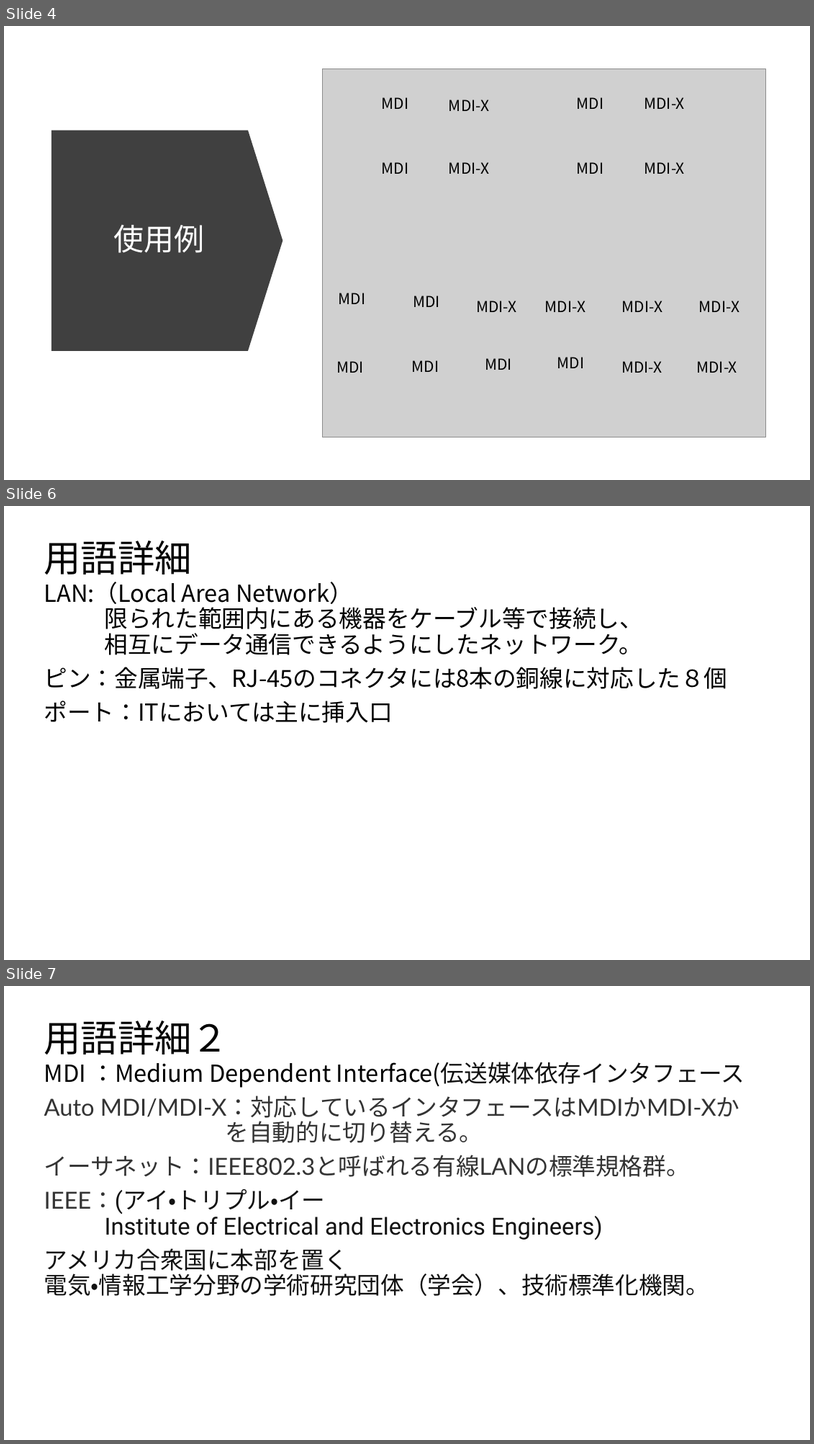
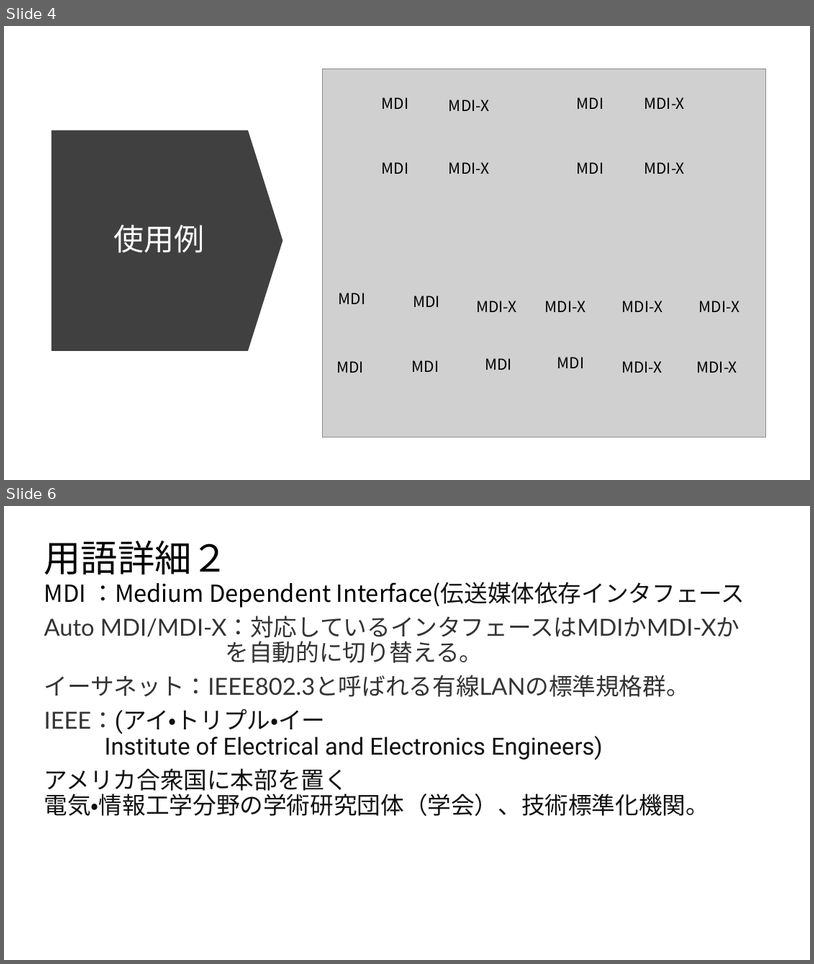
Before and after one commit to nishinekoma/NSS_LANcable, a slide deck: LAN_クロス_ストレート.pptx. Shown one above the other, each under a label of ours: slides 4, 6 and 7 before the commit, slides 4 and 6 after it; the slides between them are not shown. The pictures are 814x1444 and 814x964 pixels, drawn with LibreOffice and Linux fonts; fonts in the diff are those of the drawing; grey boxes stand for pictures. Boxes give left, top, right and bottom in pixels: in the first picture for what was removed or moved away, otherwise in the second. Text is boxed around its words. In the diff, an @@ line names an element or a change of style, - is before the commit and + after.

```diff
--- a/LAN_クロス_ストレート.pptx
+++ b/LAN_クロス_ストレート.pptx
@@ slide 6 removed at <box>4,506,810,960</box>, background #FFFFFF @@
@@ title removed at <box>44,541,192,574</box> @@
-用語詳細
@@ text removed at <box>44,582,728,723</box> @@
-LAN:（Local Area Network）
-限られた範囲内にある機器をケーブル等で接続し、
-相互にデータ通信できるようにしたネットワーク。
-ピン：金属端子、RJ-45のコネクタには8本の銅線に対応した８個
-ポート：ITにおいては主に挿入口
@@ what was slide 7 is now slide 6 @@
```
Also in this commit, not shown: 4 slides changed.
